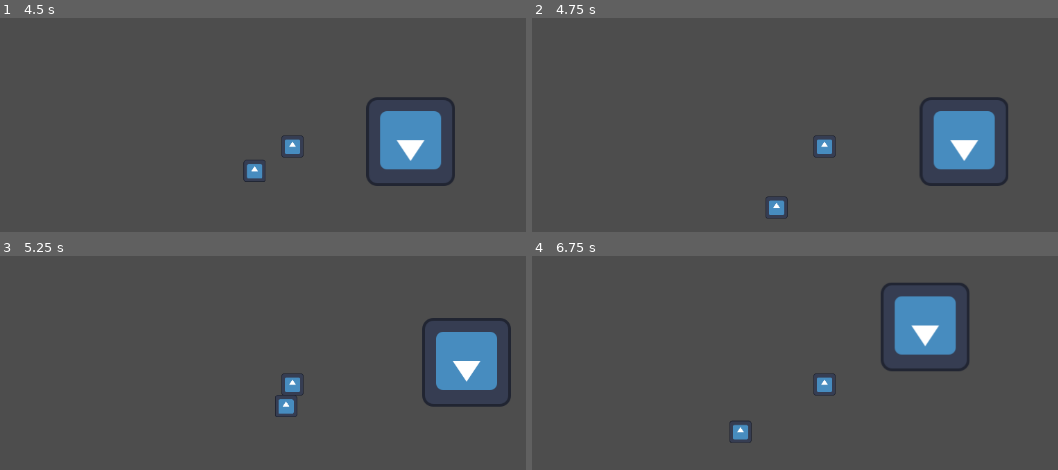
Above: before the commit, frames 1-4 (two rows, left to right).
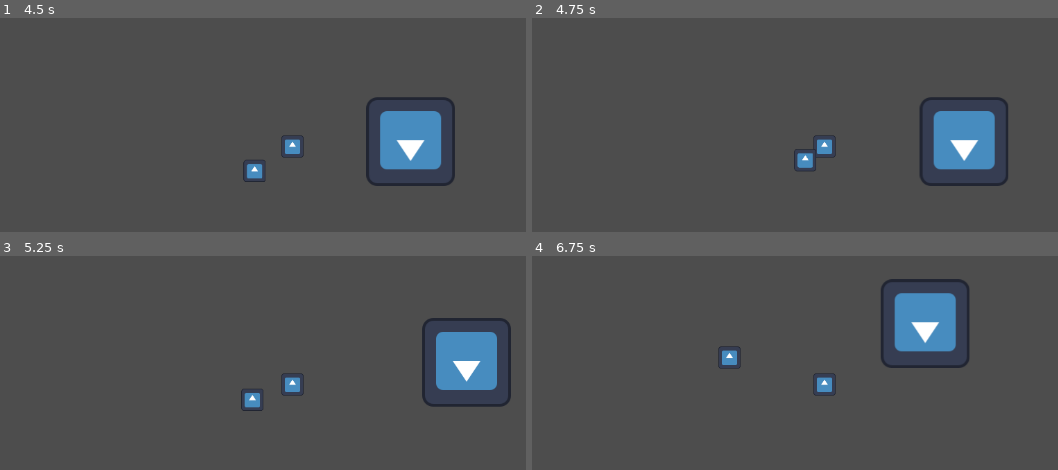
Above: after the commit, the same moments.

Repository: SIN-Studios/Greed
Game: Godot game, scene res://Scenes/Levels/main_level.tscn
Two runs of this game, one before a commit and one after it. Both use one fixed random seed, a clock stepped at 60 frames per second and the inputs below. The engine's default icon, where the game draws it, is replaced by a stand-in: a white triangle on a blue panel in a dark square.
Inputs (mouse positions are in pixels of both pictures, inside the frame that each line leads up to):
- Up to frame 1 (4.5 s): tap Enter (ui_accept) at 0.5, 1.35, 1.52, 1.82, 2.85, 3.02, 3.32, 4.35 s; move the mouse to (468, 125) at 0.52 s; hold Right (ui_right) 0.53-1.28 s; hold Enter (ui_accept) 0.53-1.28 s; move the mouse to (131, 169) at 1.27 s; hold Down (ui_down) 1.28-2.03 s; move the mouse to (373, 47) at 2.02 s; hold Right (ui_right) 2.03-2.78 s; hold Enter (ui_accept) 2.03-2.78 s; move the mouse to (outside the picture) at 2.77 s; hold Up (ui_up) 2.78-3.53 s; move the mouse to (outside the picture) at 3.52 s; hold Enter (ui_accept) 3.53-4.28 s; hold Left (ui_left) from 3.53 s (still down); move the mouse to (52, 80) at 4.27 s
- Up to frame 2 (4.75 s): keep holding Left (ui_left); tap Enter (ui_accept) at 4.52 s
- Up to frame 3 (5.25 s): tap Enter (ui_accept) at 4.82 s; move the mouse to (331, 384) at 5.02 s; release Left (ui_left) at 5.03 s; hold Down (ui_down) from 5.03 s (still down); hold Enter (ui_accept) from 5.03 s (still down)
- Up to frame 4 (6.75 s): move the mouse to (705, 273) at 5.77 s; release Down (ui_down) at 5.78 s; release Enter (ui_accept) at 5.78 s; hold Right (ui_right) 5.78-6.53 s; tap Enter (ui_accept) at 5.85, 6.02, 6.32 s; move the mouse to (1000, 363) at 6.52 s; hold Up (ui_up) from 6.53 s (still down); hold Enter (ui_accept) from 6.53 s (still down)

Frame 1 is identical in both runs. In frame 2, 0.5% of the frame differs, in the area x 44-54%, y 61-94%; in frame 3, 0.6%; in frame 4, 2.0%, in the area x 35-84%, y 10-88%.

Commit message:
knife working

Diff:
--- a/Project/Scenes/Player/enemy.tscn
+++ b/Project/Scenes/Player/enemy.tscn
@@ -6,7 +6,9 @@
 [sub_resource type="RectangleShape2D" id="RectangleShape2D_i3vir"]
 size = Vector2(32, 32)
 
-[node name="enemy" type="CharacterBody2D" unique_id=1785780369]
+[node name="enemy" type="CharacterBody2D" unique_id=1785780369 groups=["enemy"]]
+collision_layer = 9
+collision_mask = 9
 motion_mode = 1
 slide_on_ceiling = false
 safe_margin = 1.0
@@ -22,6 +24,8 @@
 texture = ExtResource("2_i3vir")
 
 [node name="Area2D" type="Area2D" parent="." unique_id=329374249]
+collision_layer = 4
+collision_mask = 4
 
 [node name="CollisionShape2D" type="CollisionShape2D" parent="Area2D" unique_id=1768100830]
 shape = SubResource("RectangleShape2D_i3vir")
--- /dev/null
+++ b/Project/Scenes/Player/knife.tscn
@@ -0,0 +1,15 @@
+[gd_scene format=3 uid="uid://c5ijv18l3wkwf"]
+
+[sub_resource type="CapsuleShape2D" id="CapsuleShape2D_iefrx"]
+radius = 13.0
+height = 48.0
+
+[node name="knife" type="Node2D" unique_id=331775305]
+
+[node name="Area2D" type="Area2D" parent="." unique_id=297568975]
+collision_layer = 8
+collision_mask = 8
+
+[node name="CollisionShape2D" type="CollisionShape2D" parent="Area2D" unique_id=1508981693]
+rotation = 1.5707964
+shape = SubResource("CapsuleShape2D_iefrx")
--- a/Project/Scenes/Player/player.tscn
+++ b/Project/Scenes/Player/player.tscn
@@ -2,11 +2,15 @@
 
 [ext_resource type="Script" uid="uid://dgmjab1xew0o5" path="res://Scripts/Attached/player.gd" id="1_a3d8c"]
 [ext_resource type="Texture2D" uid="uid://bxvua0gasaqjd" path="res://Assets/Sprites/icon.svg" id="1_uvnfx"]
+[ext_resource type="Script" uid="uid://bc7bimikjafko" path="res://Scripts/Attached/hand.gd" id="3_mtuoh"]
+[ext_resource type="PackedScene" uid="uid://c5ijv18l3wkwf" path="res://Scenes/Player/knife.tscn" id="3_xpcdj"]
 
 [sub_resource type="RectangleShape2D" id="RectangleShape2D_a3d8c"]
 size = Vector2(32, 32)
 
 [node name="player" type="CharacterBody2D" unique_id=1334899193 groups=["player"]]
+collision_layer = 5
+collision_mask = 5
 motion_mode = 1
 script = ExtResource("1_a3d8c")
 
@@ -18,3 +22,13 @@
 texture = ExtResource("1_uvnfx")
 
 [node name="Camera2D" type="Camera2D" parent="." unique_id=785665219]
+
+[node name="hand" type="Node2D" parent="." unique_id=778059746]
+script = ExtResource("3_mtuoh")
+
+[node name="knife" parent="hand" unique_id=331775305 instance=ExtResource("3_xpcdj")]
+position = Vector2(16, 0)
+
+[connection signal="body_entered" from="hand/knife/Area2D" to="hand" method="_on_area_2d_body_entered"]
+
+[editable path="hand/knife"]
--- a/Project/Scripts/Attached/enemy.gd
+++ b/Project/Scripts/Attached/enemy.gd
@@ -4,15 +4,17 @@
 var current_speed: int
 var speed_multuplier: int = 1
 const slipperiness_factor: int = 10 #Higher is more slippery
-const damage: int = 10
+const enemy_damage: int = 10
 var direction: Vector2
 var player: Node2D
+var health: int = 100
 
 func _ready() -> void:
 	player = get_tree().get_first_node_in_group("player")
 	current_speed = speed
+	SignalManager.enemy_take_damage.connect(take_damage)
 
-func _physics_process(delta: float) -> void:
+func _physics_process(_delta: float) -> void:
 	direction = global_position.direction_to(player.global_position)
 	velocity = direction * speed * speed_multuplier
 	if speed_multuplier != 1:
@@ -23,7 +25,15 @@
 func _on_area_2d_body_entered(body: Node2D) -> void:
 	if body == player:
 		#give player damage
-		var new_damage = damage * randf_range(0.8, 1.2)
+		var new_damage = enemy_damage * randf_range(0.8, 1.2)
 		SignalManager.player_take_damage.emit(new_damage)
-		#knockback enemy
-		speed_multuplier = -10
+
+func take_damage(damage):
+	print("enemy ", health)
+	health -= damage
+	if health <= 0:
+		print("enemy died")
+
+
+	#knockback enemy
+	speed_multuplier = -10
--- /dev/null
+++ b/Project/Scripts/Attached/hand.gd
@@ -0,0 +1,19 @@
+extends Node2D
+
+@onready var weapon: Node2D = $knife/Area2D/CollisionShape2D
+const weapon_damage: int = 20
+
+func _process(_delta: float) -> void:
+	look_at(get_global_mouse_position())
+	if Input.is_action_pressed("ui_accept"):
+		weapon.disabled = false
+	elif weapon.disabled == false:
+		weapon.disabled = true
+
+
+func _on_area_2d_body_entered(body: Node2D) -> void:
+	if body.is_in_group("enemy"):
+		print("step1")
+		@warning_ignore("narrowing_conversion")
+		var new_damage: int = weapon_damage * randf_range(0.8,1.2)
+		SignalManager.enemy_take_damage.emit(new_damage)
--- a/Project/Scripts/Attached/player.gd
+++ b/Project/Scripts/Attached/player.gd
@@ -4,10 +4,11 @@
 const speed: int = 125
 const slipperiness_factor: int = 10 #Higher is more slippery
 var health: int = 100
+
 func _ready() -> void:
 	SignalManager.player_take_damage.connect(take_damage)
 
-func _physics_process(delta: float) -> void:
+func _physics_process(_delta: float) -> void:
 	var direction_x := Input.get_axis("ui_left", "ui_right")
 	if direction_x:
 		velocity.x = direction_x * speed
@@ -18,7 +19,6 @@
 		velocity.y = direction_y * speed
 	else:
 		velocity.y = move_toward(velocity.y, 0, slipperiness_factor)
-
 	move_and_slide()
 
 func take_damage(damage):
--- a/Project/Scripts/Detatched/signal_manager.gd
+++ b/Project/Scripts/Detatched/signal_manager.gd
@@ -1,3 +1,5 @@
 extends Node
-
+@warning_ignore_start("unused_signal")
 signal player_take_damage
+signal enemy_take_damage
+signal player_knife_attack
--- a/Project/project.godot
+++ b/Project/project.godot
@@ -22,6 +22,14 @@
 [global_group]
 
 player=""
+enemy=""
+
+[layer_names]
+
+2d_physics/layer_1="Enviroment Solid"
+2d_physics/layer_2="Enviroment Parsable"
+2d_physics/layer_3="Player"
+2d_physics/layer_4="Enemy"
 
 [physics]
 
Not shown, added: Project/Scripts/Attached/hand.gd.uid
